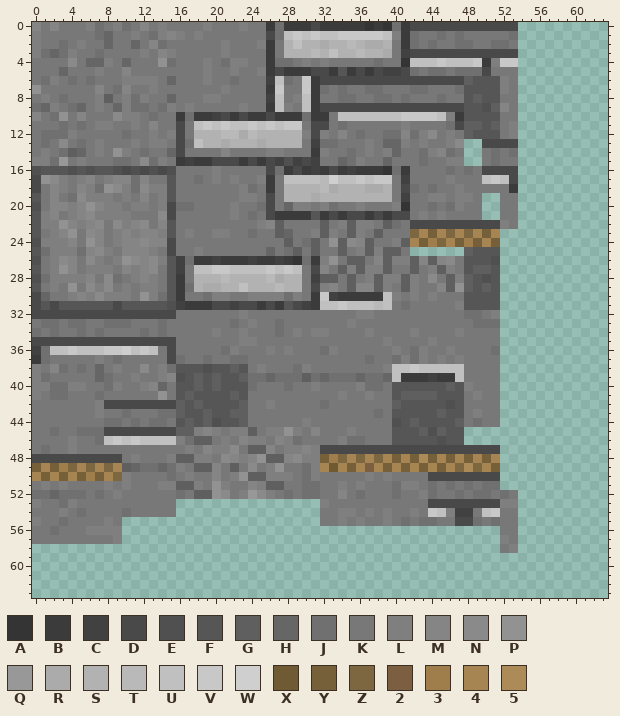
Two states of a pixel-art sprite, oresources/betterwithmods/textures/blocks/millstone.png. Above is the file before it was changed.
The file is 64x64 pixels. Colours within 5 levels of each other are drawn and written as one.
Palette (. is transparent): A #343434  B #3b3b3b  C #414141  D #494949  E #505050  F #575657  G #605f60  H #676667  J #707070  K #787878  L #807f80  M #858585  N #8b8a8b  P #929292  Q #989898  R #ababab  S #b2b2b2  T #b9b9b9  U #c0c0c0  V #c8c8c8  W #cfcfcf  X #6f5a33  Y #756039  Z #7c6740  2 #7c5e41  3 #a07e4b  4 #a78552  5 #ad8b58
Once edited:
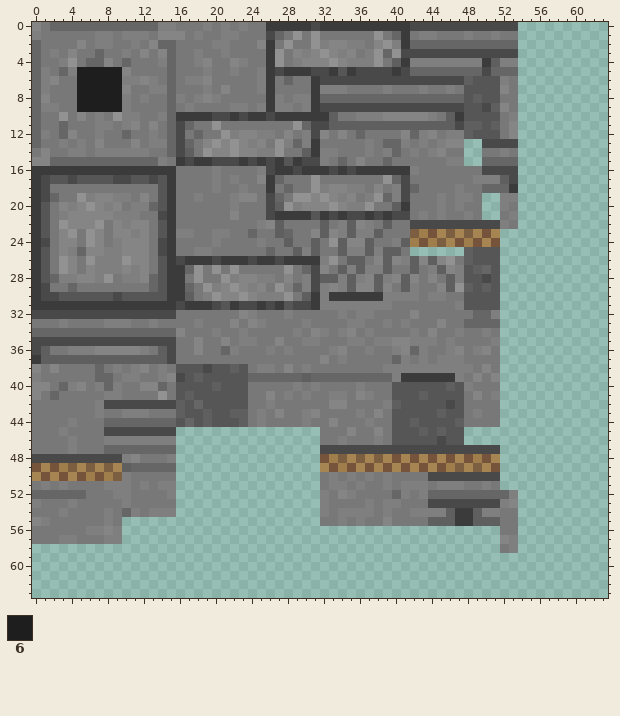
Colours new in this view: 6 #1e1e1e
From old to new:
colour Y: #756039 -> #75543b
Changed rows in their new state; - is a pixel that keeps its letter.
first column x 0:
 0 --HHHHHHHHHHHH-L-----L-----B---------B-BB-------------
 1 -------LL-L-LKM-M----LL----HKPKPKKKKKKPKH-KLLK-KL--L-K
 2 H--K-M-LL--L--HH----L----M--PKKPLMMLLKMPL-HHHHHHHHHHHH
 3 HKLKM--H--L-M--H--L--------PKMLMPMLMKLPHPD------------
 4 H--LP---M-----LH--LM-KM----PKLMMMPMLLLP-GBLLLLLLLL-GLL
 5 HL--L66666-----H---------------------D-DB-HHHHHHHH-HHH
 6 HLM-K66666--M----LLM--K--LBKH-K-----------------------
 7 HL---66666----LH---L-M---L-K--K-LLL--KKL--KL--LK----M-
 8 HM-K-66666-K----L-LM------BL--L-HHHHHHHHHHHHHHHH------
 9 HL--K66666-KK-KH------L--L-L--L-------------------D---
10 H-K----L-P---KLH-B--D---------B--GKKLLLMMMMMLKG------L
11 H--H-K----LM---H-HKKPKKKKKKKKPH--GGGGGGGGGGGGGG------M
12 HLKHM--L--H----H--HKKPLMMLLKMK--M---H--KK-H-M--L-----M
13 HK-L-L-M---M---H-HKMPMPMLMKPLHLBKK-----------LMM------
14 -M-KLL--LL-LL----G-PM-PMML-P--G--L-K------LK--K----KLK
15 MMHHHHHHHHHHHH---D---------BFB-DL--KM------K------HHHH
16 BBBBBBBBBBBBBBBB---------L-B---B---D---BB-L---K-K-----
17 BDFFDFFFFDDFFDFB--K------M-HKKKPKKKKKKKPHD----K--LLLG-
18 BDKK-KKKKKKKKKFB----L---K---HKKPLMMLLKMKL-H-K-----HHH-
19 BDH-KP-MML----FB--L---LMM--HKPPMPMLMKLPHLD--K-------LL
20 BFK------M---HFBKK-------K-GP-MMMPML-P--GB--KLK-----L-
21 BFKLM-MMM--L--DB------M-K-----------------------L----L
22 BFK--M-P-M--M-FB--------------------M---K-------------
23 BFK---P--M---KFBL-------H------M-ML--L----23--2-2-----
24 BDKM--------MKDB----L----L----K----M------3--2--------
25 BFKM-H-M-L---KDB---L--------K-L----L------------------
26 BFKP--P-L--M-KFBDB--D---D--D-BB---------M-----P-G--F--
27 BFK---M--L---KFBBHPKPKPKKKKKPKH---------------ML--H---
28 BFH--M-LPKL--HFB--PKKPLMMLLKMKLD--L-LM--M-M-M---F-D---
29 BDK-H-KKK-K-KHFB-HKPLMPMLMKPLHL---L----M--------------
30 BDDFFFFFFDFFFFFB-G-LPMMPM---PKG-LB-----L-L---L--------
31 BBBBBBBBBBBBBBBBD----FB-------D-LLLLLLLL-K------------
32 -----------------------ML---L-----L-------M-----KHH---
33 -KKLKK--LLL--LK---L---M-ML-K--L-----L--L-L---M--HHHH--
34 HHHHHHHHHHHHHHHHM----------K---M--LM--------M-----L---
35 ------------------M--M-----M--LL---LL-L-MMLL--L----L--
36 DGKKLLLMMMMMLKG---M--H----------K-M--L---MH----M-LMK--
37 -GGGGGGGGGGGGGG-K--K--KK--------M-L--K--H-K---L-------
38 M--K-K-----LM--K---D------L-MK----------LLLLLLLLL-M---
39 -K------H-L-----D---F--FHH-HHH-H-HHH-HH-L---B--L-M-M--
40 MMKH-M-LH---M-----F-----K---KL-------KK---------------
41 M-HK---KLL------------F---M-L-L--L--M----FF-F----M-L--
42 ------------------H----F--------KMM----L------D-------
43 ----------LLL-KK---------L-M--LM----L-M---------------
44 ----L---HHHHHHHH-H--F----L-------M---L--F--------K----
45 --KL-KKK--------................---M--M-----F---------
46 -------KLLLLLLLL................---KK-L------D--------
47 -K------HHHHHHHH................----------------------
48 ----------LM----................--2-2-2----4-----3----
49 ----2-2-2---HH-H................-Y3--Y--------3242----
50 --------32-----K................-L-L------------------
51 ---------L--L---................-L-----LK--LKLLLK-LK--
52 HH-HHH-K--L----L................L--LK---HL--HHHHHHHHHL
53 ---K------L--------------------------L-LL------------M
54 -----K--L-HL-LLL----------------L---L------LLLGBBGLL--
55 ML-K-----------------------------------M-K-KGGGBBGGG--
56 --K-----M---------------------------------------------
57 ---LL---L-------------------------------------------ML
